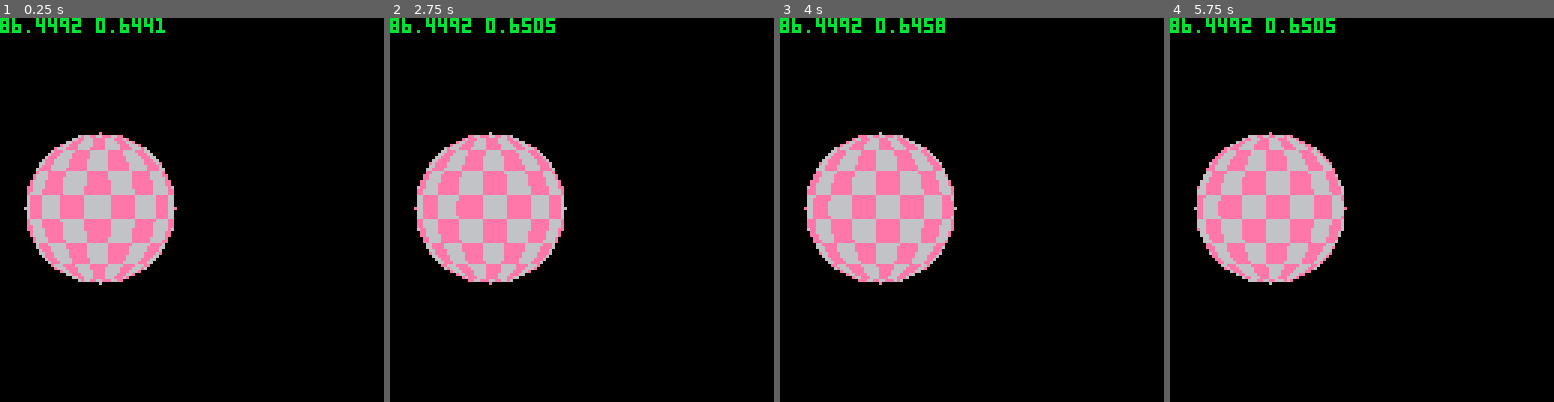
Above: before the commit, frames 1-4 (left to right).
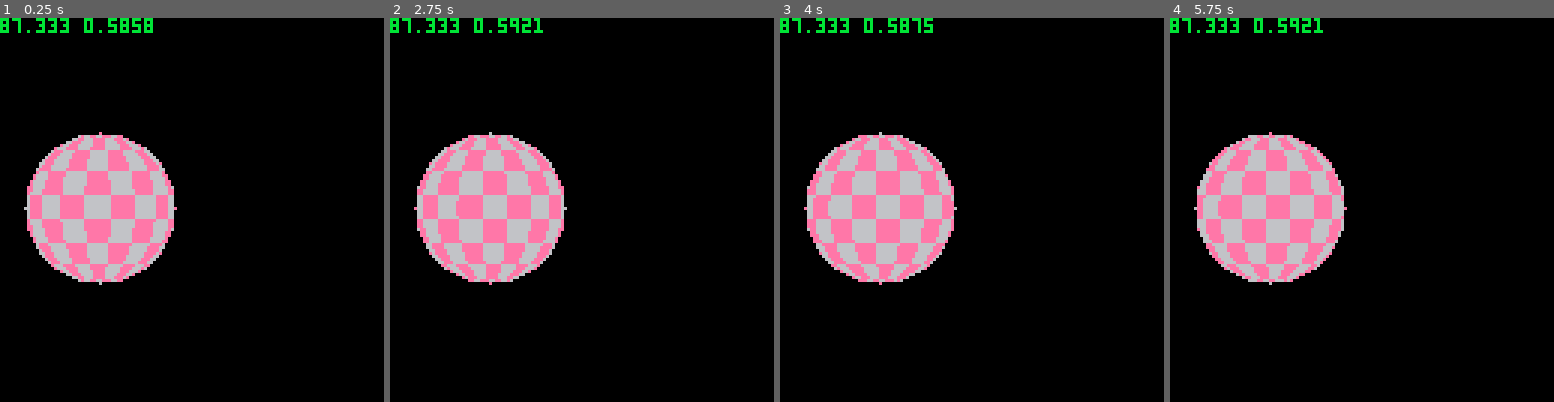
Above: after the commit, the same moments.

Repository: GerodruS/scanner8
Game: PICO-8 cartridge game.p8
The game is run twice, just before and just after one commit, with the same random seed, the same clock (stepped at 60 frames per second) and the same inputs.
Inputs:
- Up to frame 1 (0.25 s): no input
- Up to frame 2 (2.75 s): tap X (X key) at 1.07, 2.07, 2.4, 2.73 s; hold Left 1.97-2.37 s; hold Down from 2.42 s (still down)
- Up to frame 3 (4 s): release Down at 2.82 s; hold Right 2.87-3.53 s; tap X (X key) at 3.07, 3.4, 3.73 s; hold Up from 3.58 s (still down)
- Up to frame 4 (5.75 s): tap X (X key) every 0.33 s from 4.07 to 5.73 s; release Up at 4.08 s; hold Right 4.13-4.53 s; hold Down 4.58-5.08 s; hold Left from 5.13 s (still down)

The runs differ from the first frame. In frame 1, 0.5% of the frame differs, in the area x 3-43%, y 0-4%; in frame 2, 0.6%; in frame 3, 0.5%; in frame 4, 0.6%.

Commit message:
Some refactoring

Diff:
--- a/game.p8
+++ b/game.p8
@@ -7,19 +7,10 @@
  planet_radius=25
  scanner_pos=vcpy(planet_center)
  sources={}
- signals={}
- for i=1,8 do
-  local s={}
-	 for i=1,16 do
-	  add(s,0)
-	 end
-	 add(signals,s)
- end
- next_gen_time=0
- next_signal_time=0
+ signal=init_signal()
 
  generate_sources()
- generate_planet_view(planet_center,planet_radius)
+ planet=generate_planet_view(planet_center,planet_radius)
 end
 
 function _update60()
@@ -32,7 +23,7 @@
 
  if move then
 	 vnorm(d)
-	 vscale(d,0.5)
+	 vscale(d,0.1)
 	 vadd(scanner_pos,d)
 	 local r=vdist(scanner_pos,planet_center)
   if planet_radius<r then
@@ -53,7 +44,7 @@
 function _draw()
  cls()
 
- draw_planet(planet_center,planet_radius)
+ planet.draw()
  if (true) color(11) print(stat(0)..' '..stat(1)) return
 
 -- pset(planet_center[1],planet_center[2],7)
@@ -81,84 +72,9 @@
 
  pset(scanner_pos[1],scanner_pos[2],8)
 
- draw_graph(resources)
+ signal.draw(resources)
 
  color(11) print(stat(0)..' '..stat(1))
-end
-
-function draw_graph(resources)
- local pos={64,64}
- local len=64
- local resource_len=len/4
- local noise=4
- local signal=signals[1]
- local signals_count=count(signals)
- local n=count(signal)
- local next_signal_delay=0.3
- local signal_y_offset=4
-
- local t=time()
- if next_gen_time<=t then
-  if next_signal_time<=t then
-   signal=signals[signals_count]
-   for i=signals_count,2,-1 do
-    signals[i]=signals[i-1]
-   end
-   signals[1]=signal
-   next_signal_time=t+next_signal_delay
-  end
-
-  signal[1]=0
-  for i=2,n-1 do
-   local ri=flr(i/(n/4))+1
-   local s=resources[ri]*5
-   s+=noise/2-rnd(noise)
-   signal[i]=s
-  end
-  signal[n]=0
-  next_gen_time=t+0.1
- end
-
--- color(7)
--- local p=vcpy(pos)
--- for i=1,n do
---  local x=pos[1]+(i-1)*4
---  local y=pos[2]-signal[i]
---  line(p[1],p[2],x,y)
---  p[1]=x
---  p[2]=y
--- end
-
--- local clrs={7,2,2,2,2,2,2,2,15,14,8}
- local y=pos[2]
- for i=signals_count,2,-1 do
-  pos[2]=y-(i-2)*signal_y_offset-(1-(next_signal_time-t)/next_signal_delay)*signal_y_offset
-  draw_signal(signals[i],pos,2)
-
-  if i==signals_count-1 then
-   for x=pos[1],pos[1]+(count(signals[i])-1)*4,4 do
-    line(x,4,x,50,0)
-   end
-  elseif i==signals_count-3 then
-   for x=pos[1]+2,pos[1]+(count(signals[i])-1)*4,4 do
-    line(x,4,x,50,0)
-   end
-  end
- end
- pos[2]=y
- draw_signal(signals[1],pos,7)
-end
-
-function draw_signal(signal,pos,clr)
- color(clr)
- local p=vcpy(pos)
- for i=1,count(signal) do
-  local x=pos[1]+(i-1)*4
-  local y=pos[2]-signal[i]
-  line(p[1],p[2],x,y)
-  p[1]=x
-  p[2]=y
- end
 end
 -->8
 --vector math
@@ -291,8 +207,16 @@
 end
 -->8
 function generate_planet_view(center,radius)
- planet_pixels={}
-
+
+	local function asin(x)
+		local negate=(x<0 and 1.0 or 0.0)
+		x=abs(x)
+		local r=((-0.0187293*x+0.0742610)*x-0.2121144)*x+1.5707288
+	 r=3.14159265358979*0.5-sqrt(1.0-x)*r
+	 return r-2*negate*r
+	end
+
+ local planet_pixels={}
  local left=center[1]-radius
  local right=center[1]+radius
  local top=center[2]-radius
@@ -323,9 +247,16 @@
    add(planet_pixels,p[j][2])
   end
  end
-end
-
-function draw_planet()
+
+	local function get_planet_pixel(x,y)
+	 if (flr(x/7)+flr(y/7))%2==0 then
+	  return 6
+	 else
+	  return 14
+end
+	end
+
+	local function draw_planet()
  local offset=time()*100
 
  local i=1
@@ -343,20 +274,100 @@
  end
 end
 
-function get_planet_pixel(x,y)
- if (flr(x/7)+flr(y/7))%2==0 then
-  return 6
- else
-  return 14
- end
-end
-
-function asin(x)
-	local negate=(x<0 and 1.0 or 0.0)
-	x=abs(x)
-	local r=((-0.0187293*x+0.0742610)*x-0.2121144)*x+1.5707288
- r=3.14159265358979*0.5-sqrt(1.0-x)*r
- return r-2*negate*r
+	return {draw=draw_planet}
+end
+
+
+-->8
+--signal
+function init_signal()
+	local signals={}
+ for i=1,8 do
+  local s={}
+	 for i=1,16 do
+	  add(s,0)
+	 end
+	 add(signals,s)
+ end
+ local next_gen_time=0
+ local next_signal_time=0
+
+	local function draw_signal(signal,pos,clr)
+	 color(clr)
+	 local p=vcpy(pos)
+	 for i=1,count(signal) do
+	  local x=pos[1]+(i-1)*4
+	  local y=pos[2]-signal[i]
+	  line(p[1],p[2],x,y)
+	  p[1]=x
+	  p[2]=y
+	 end
+	end
+
+	local function draw_graph(resources)
+	 local pos={64,64}
+	 local len=64
+	 local resource_len=len/4
+	 local noise=4
+	 local signal=signals[1]
+	 local signals_count=count(signals)
+	 local n=count(signal)
+	 local next_signal_delay=0.3
+	 local signal_y_offset=4
+
+	 local t=time()
+	 if next_gen_time<=t then
+	  if next_signal_time<=t then
+	   signal=signals[signals_count]
+	   for i=signals_count,2,-1 do
+	    signals[i]=signals[i-1]
+	   end
+	   signals[1]=signal
+	   next_signal_time=t+next_signal_delay
+	  end
+
+	  signal[1]=0
+	  for i=2,n-1 do
+	   local ri=flr(i/(n/4))+1
+	   local s=resources[ri]*5
+	   s+=noise/2-rnd(noise)
+	   signal[i]=s
+	  end
+	  signal[n]=0
+	  next_gen_time=t+0.1
+ end
+
+	-- color(7)
+	-- local p=vcpy(pos)
+	-- for i=1,n do
+	--  local x=pos[1]+(i-1)*4
+	--  local y=pos[2]-signal[i]
+	--  line(p[1],p[2],x,y)
+	--  p[1]=x
+	--  p[2]=y
+	-- end
+
+	-- local clrs={7,2,2,2,2,2,2,2,15,14,8}
+	 local y=pos[2]
+	 for i=signals_count,2,-1 do
+	  pos[2]=y-(i-2)*signal_y_offset-(1-(next_signal_time-t)/next_signal_delay)*signal_y_offset
+	  draw_signal(signals[i],pos,2)
+
+	  if i==signals_count-1 then
+	   for x=pos[1],pos[1]+(count(signals[i])-1)*4,4 do
+	    line(x,4,x,50,0)
+end
+	  elseif i==signals_count-3 then
+	   for x=pos[1]+2,pos[1]+(count(signals[i])-1)*4,4 do
+	    line(x,4,x,50,0)
+	   end
+	  end
+	 end
+	 pos[2]=y
+	 draw_signal(signals[1],pos,7)
+	end
+
+	return {draw=draw_graph}
 end
 __gfx__
 00000000000000000000000000000000000000000000000000000000000000000000000000000000000000000000000000000000000000000000000000000000
